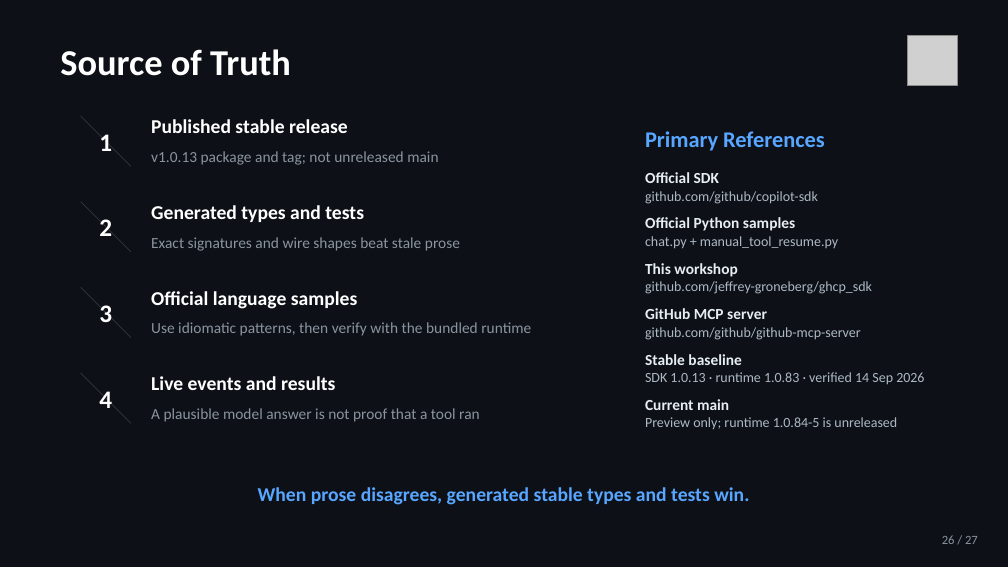
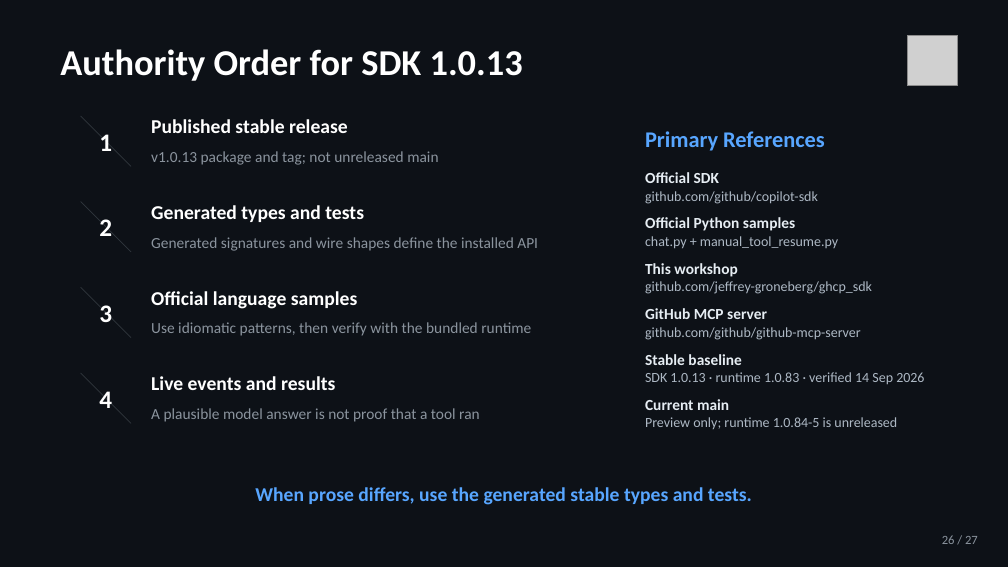
Before and after one commit to jeffrey-groneberg/ghcp_sdk, a slide deck: slide 26 of GitHub-Copilot-SDK.pptx. Drawn at 1008x567 pixels with LibreOffice and Linux fonts; fonts in the diff are those of the drawing; grey boxes stand for pictures. Boxes give left, top, right and bottom in pixels: in the first picture for what was removed or moved away, otherwise in the second. Text is boxed around its words. In the diff, an @@ line names an element or a change of style, - is before the commit and + after.

```diff
--- a/GitHub-Copilot-SDK.pptx
+++ b/GitHub-Copilot-SDK.pptx
@@ text at box(60, 49, 523, 81): text changed @@
-Source of Truth
+Authority Order for SDK 1.0.13
@@ text at box(151, 237, 538, 251): text changed @@
-Exact signatures and wire shapes beat stale prose
+Generated signatures and wire shapes define the installed API
@@ text at box(255, 487, 752, 505): text changed @@
-When prose disagrees, generated stable types and tests win.
+When prose differs, use the generated stable types and tests.
```
Also in this commit, not shown: 18 other slides changed, 1 other file.
